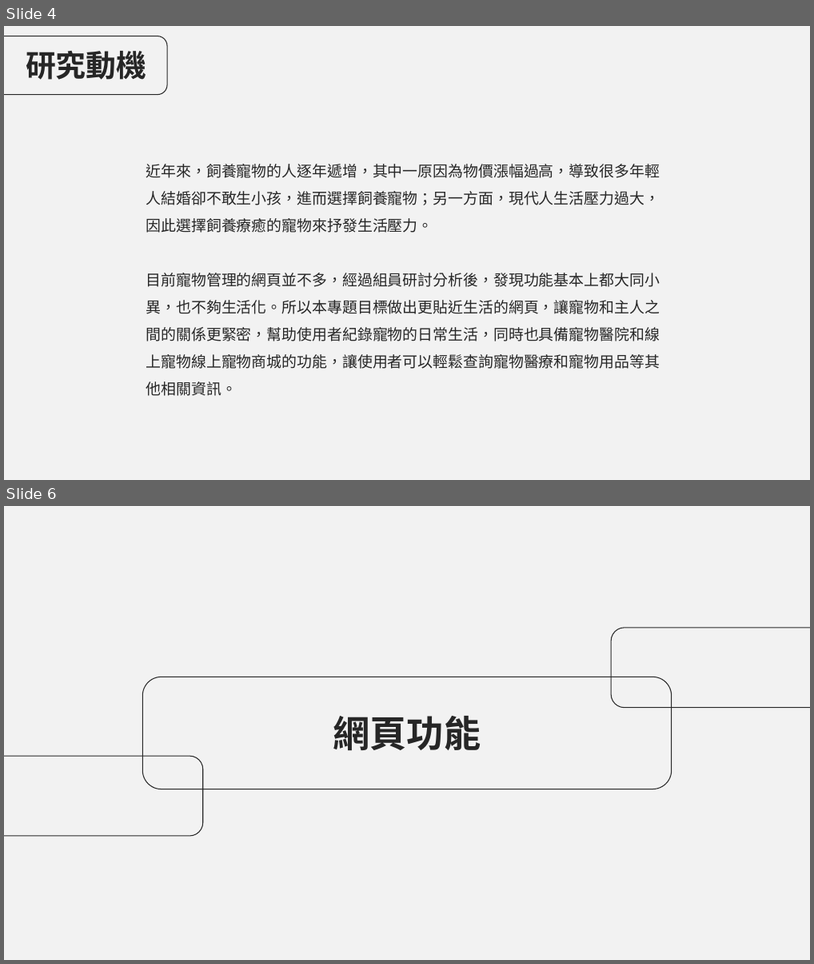
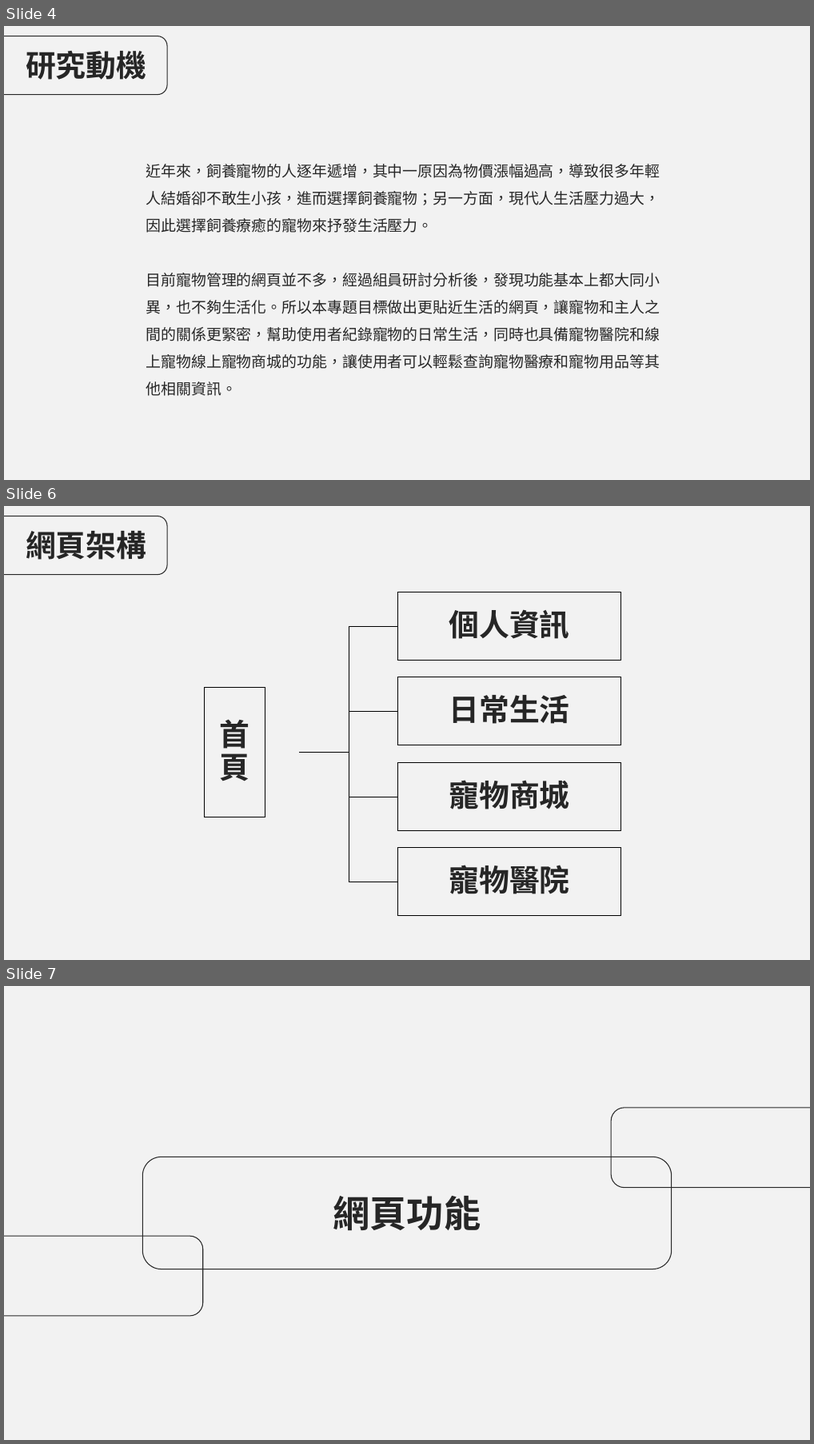
Before and after one commit to AvisTsai/project_pets, a slide deck: 專題文件/四技第110403組-Dearfurkid_簡報.pptx. Shown one above the other, each under a label of ours: slides 4 and 6 before the commit, slides 4, 6 and 7 after it; the slides between them are not shown. The pictures are 814x964 and 814x1444 pixels, drawn with LibreOffice and Linux fonts; fonts in the diff are those of the drawing. Boxes give left, top, right and bottom in pixels: in the first picture for what was removed or moved away, otherwise in the second. Text is boxed around its words. In the diff, an @@ line names an element or a change of style, - is before the commit and + after.

```diff
--- a/專題文件/四技第110403組-Dearfurkid_簡報.pptx
+++ b/專題文件/四技第110403組-Dearfurkid_簡報.pptx
@@ slide 6 added at <box>4,506,810,960</box>, background #F2F2F2 @@
@@ rounded rectangle added at <box>4,516,167,575</box>, outline #262626 1 pt @@
@@ text added at <box>26,531,146,560</box>, 36 pt, text #262626, bold @@
+網頁架構
@@ group added at <box>204,592,621,916</box>: 5 rectangles, 5 texts, 4 freeform shapes @@
+首頁
+個人資訊
+日常生活
+寵物商城
+寵物醫院
@@ what was slide 6 is now slide 7 @@
```
Also in this commit, not shown: 3 slides changed.
